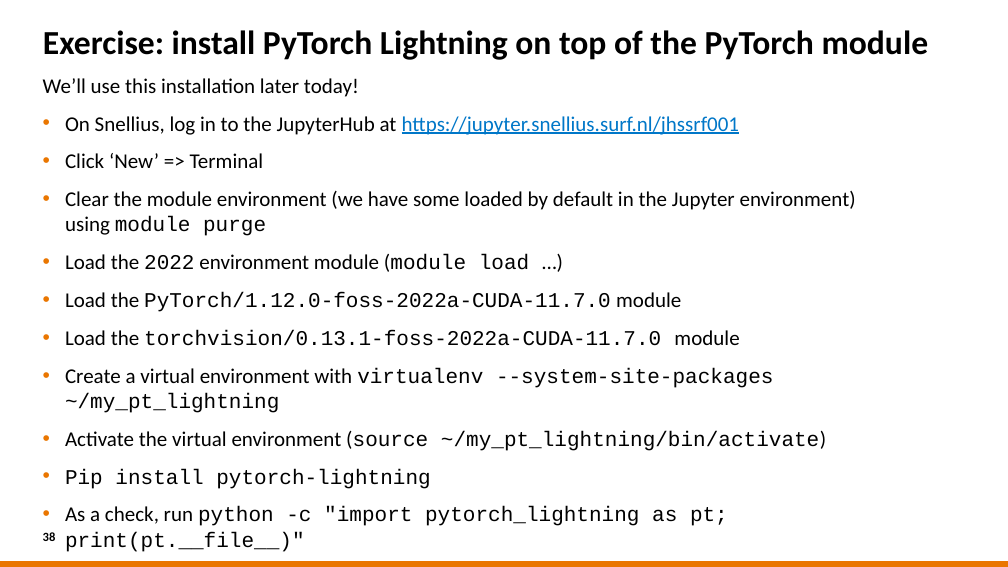
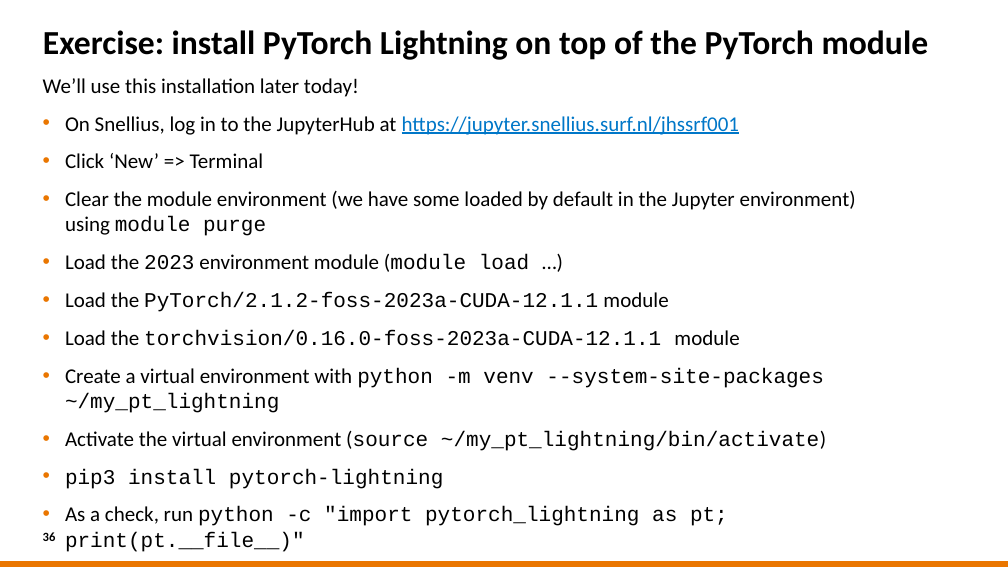
Before and after one commit to sara-nl/HPML-course-materials, a slide deck: slide 36 of Day2/slides/Software_installations_on_HPC_systems.pptx (slide 38 before the commit). Drawn at 1008x567 pixels with LibreOffice and Linux fonts; fonts in the diff are those of the drawing; background and template pictures are left out. Boxes give left, top, right and bottom in pixels: in the first picture for what was removed or moved away, otherwise in the second. Text is boxed around its words. In the diff, an @@ line names an element or a change of style, - is before the commit and + after.

```diff
--- a/Day2/slides/Software_installations_on_HPC_systems.pptx
+++ b/Day2/slides/Software_installations_on_HPC_systems.pptx
@@ text at [65, 253, 823, 413]: text changed @@
-• Load the 2022 environment module (module load …)
-• Load the PyTorch/1.12.0-foss-2022a-CUDA-11.7.0 module
-• Load the torchvision/0.13.1-foss-2022a-CUDA-11.7.0 module
-• Create a virtual environment with virtualenv --system-site-packages ~/my_pt_lightning
+• Load the 2023 environment module (module load …)
+• Load the PyTorch/2.1.2-foss-2023a-CUDA-12.1.1 module
+• Load the torchvision/0.16.0-foss-2023a-CUDA-12.1.1 module
+• Create a virtual environment with python -m venv --system-site-packages ~/my_pt_lightning
@@ text at [65, 469, 443, 489]: text changed @@
-• Pip install pytorch-lightning
+• pip3 install pytorch-lightning
```
Also in this commit, not shown: 12 other slides changed, 1 slide added, 3 slides removed.
